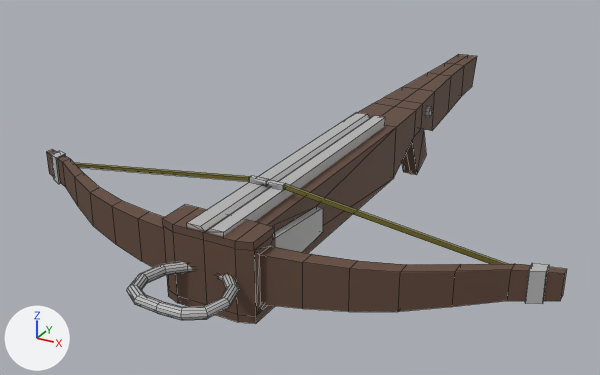
Two versions of the FBX model Assets/Prefabs/Equipment/Models/Crossbow.fbx, one commit apart.
Before and after are seen from a 50 mm lens placed at (0.405, -1.07, 0.424), pointed at (-0.062, -0.222, 0.0). The axes (+X, +Y, +Z) are drawn at lower left. The lights are the same throughout. The picture after the commit comes second. Mesh edges are drawn as thin lines. Where no turn or scale is listed for an object, it has been applied to the vertices. Vertices at exactly the same position are counted once.

The scene before the commit, as lines of its bpy script (objects in view):
```python
me_cube_056 = bpy.data.meshes.new('Cube.056')
me_cube_056.from_pydata(...)  # 450 vertices, 509 faces; spans x -0.301..0.301, y -0.591..0.239, z -0.051..0.091
# faces by material slot: [188, 313, 8]
me_cube_056.materials.append(mat_wood)  # brown #664c3e
me_cube_056.materials.append(mat_metal)  # grey #b8b8b8
me_cube_056.materials.append(mat_rope)  # dark yellow #77712f
ob_crossbow = bpy.data.objects.new('Crossbow', me_cube_056)
ob_crossbow.location = (0.0, 0.0, 0.0)
```
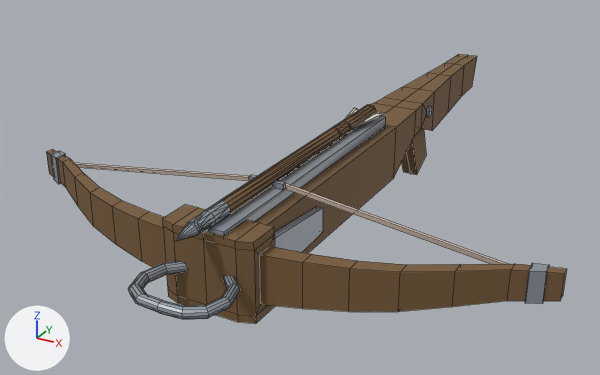
The change, as a diff of the scene's bpy script:
```diff
--- a/Assets/Prefabs/Equipment/Models/Crossbow.fbx.py
+++ b/Assets/Prefabs/Equipment/Models/Crossbow.fbx.py
@@ mat_wood_light @@
+mat_wood_light = principled_material('Wood light')
+mat_wood_light.base_color = (0.198, 0.112, 0.0452)  # brown #7b5e3c
+mat_wood_light.metallic = 0.1
+mat_wood_light.roughness = 0.7
@@ mat_feather @@
+mat_feather = principled_material('Feather')
+mat_feather.base_color = (0.8, 0.76, 0.648)  # white #e7e2d3
@@ mat_leather_light @@
+mat_leather_light = principled_material('Leather light')
+mat_leather_light.base_color = (0.332, 0.136, 0.0612)  # brown #9c6746
+mat_leather_light.metallic = 0.25
+mat_leather_light.roughness = 0.85
@@ mat_metal_standard @@
+mat_metal_standard = principled_material('Metal standard')
+mat_metal_standard.base_color = (0.361, 0.397, 0.451)  # grey #a2a9b3
+mat_metal_standard.metallic = 0.5
@@ mat_rope_white @@
+mat_rope_white = principled_material('Rope white')
+mat_rope_white.base_color = (0.591, 0.479, 0.407)  # light grey #cab8ab
@@ me_cube_056 @@
 # used by ob_crossbow; location = (0.0, 0.0, 0.0)
-me_cube_056.from_pydata(...)  # 450 vertices, 509 faces; spans x -0.301..0.301, y -0.591..0.239, z -0.051..0.091
-me_cube_056.materials.append(mat_rope)  # dark yellow #77712f
+me_cube_056.from_pydata(...)  # 601 vertices, 671 faces; spans x -0.301..0.301, y -0.59..0.239, z -0.051..0.1
+# me_cube_056 part 1: a new loose piece of 137 vertices spanning x -0.022..0.022, y -0.559..-0.152, z 0.084..0.1
+# me_cube_056 part 2: 16 vertices moved from x -0.02..0.02, y -0.406..-0.401, z 0.085..0.091 to x -0.02..0.02, y -0.406..-0.401, z 0.086..0.092; 152 vertices removed from x -0.051..0.051, y -0.591..-0.401, z 0.033..0.09; 166 vertices added at x -0.051..0.051, y -0.59..-0.149, z 0.033..0.092
+# me_cube_056 part 3: 4 vertices moved from x -0.014..0.014, y -0.018..-0.006, z 0.047..0.056 to x -0.027..0.027, y -0.017..-0.005, z 0.047..0.056; 16 vertices removed from x -0.014..0.014, y -0.021..-0.006, z 0.045..0.062; 16 vertices added at x -0.027..0.027, y -0.02..-0.005, z 0.045..0.062
+# me_cube_056 part 4: 124 faces spanning x -0.301..0.301, y -0.518..0.239, z -0.051..0.082 switch from mat_wood (brown #664c3e) to mat_wood_light (brown #7b5e3c)
+# me_cube_056 part 5: 44 faces spanning x -0.288..0.288, y -0.514..-0.049, z 0.01..0.085 switch from mat_metal (grey #b8b8b8) to mat_metal_standard (grey #a2a9b3)
+me_cube_056.materials.append(mat_rope_white)  # light grey #cab8ab
+me_cube_056.materials.append(mat_leather_light)  # brown #9c6746
+me_cube_056.materials.append(mat_feather)  # white #e7e2d3
```

Boxes (x1, y1, x2, y2) around the edits, measured in the pictures (600 x 375 px; the box of a moved part takes in the faces that stretch with it):
part 1 of me_cube_056, added
    after: (176, 104, 385, 241)
part 2 of me_cube_056, moved or reshaped
    before: (75, 163, 507, 320)
    after: (75, 118, 507, 319)
part 3 of me_cube_056, moved or reshaped (mostly hidden before)
    before: (426, 106, 431, 118)
    after: (421, 92, 435, 131)
part 4 of me_cube_056, recoloured
    both: (46, 54, 567, 324)
part 5 of me_cube_056, recoloured
    both: (50, 116, 549, 304)
